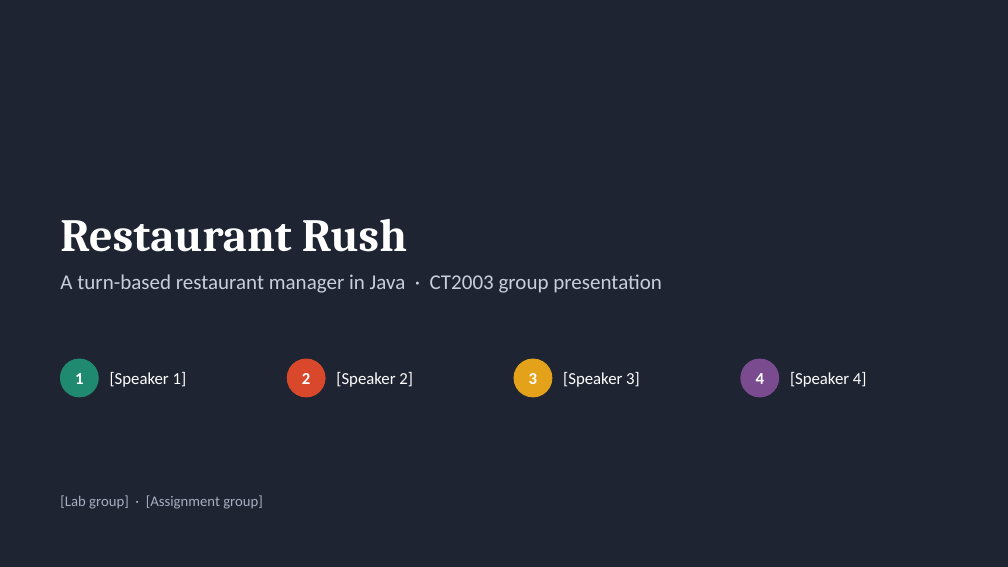
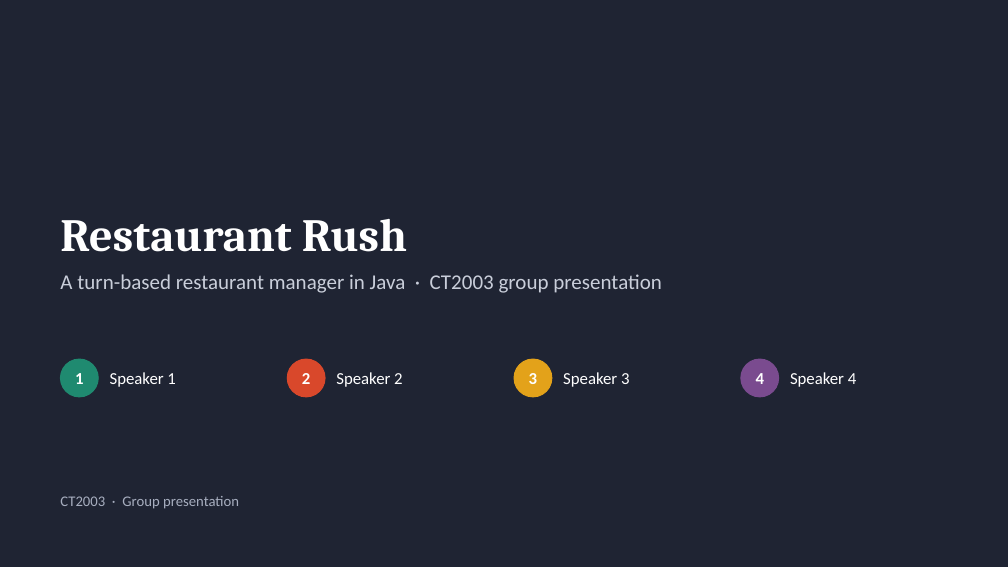
Before and after one commit to JeremyChooCK/CT2003-Restaurant-Rush, a slide deck: slide 1 of docs/presentation/RestaurantRush_Presentation.pptx. Drawn at 1008x567 pixels with LibreOffice and Linux fonts; fonts in the diff are those of the drawing. Boxes give left, top, right and bottom in pixels: in the first picture for what was removed or moved away, otherwise in the second. Text is boxed around its words. In the diff, an @@ line names an element or a change of style, - is before the commit and + after.

```diff
--- a/docs/presentation/RestaurantRush_Presentation.pptx
+++ b/docs/presentation/RestaurantRush_Presentation.pptx
@@ text at <box>110,372,175,387</box>: text changed @@
-[Speaker 1]
+Speaker 1
@@ text at <box>336,372,402,387</box>: text changed @@
-[Speaker 2]
+Speaker 2
@@ text at <box>563,372,629,387</box>: text changed @@
-[Speaker 3]
+Speaker 3
@@ text at <box>790,372,856,387</box>: text changed @@
-[Speaker 4]
+Speaker 4
@@ text at <box>60,496,239,509</box>: text changed @@
-[Lab group] · [Assignment group]
+CT2003 · Group presentation
```
Also in this commit, not shown: 17 other slides changed, 1 slide added, 1 slide removed, 1 other file.
